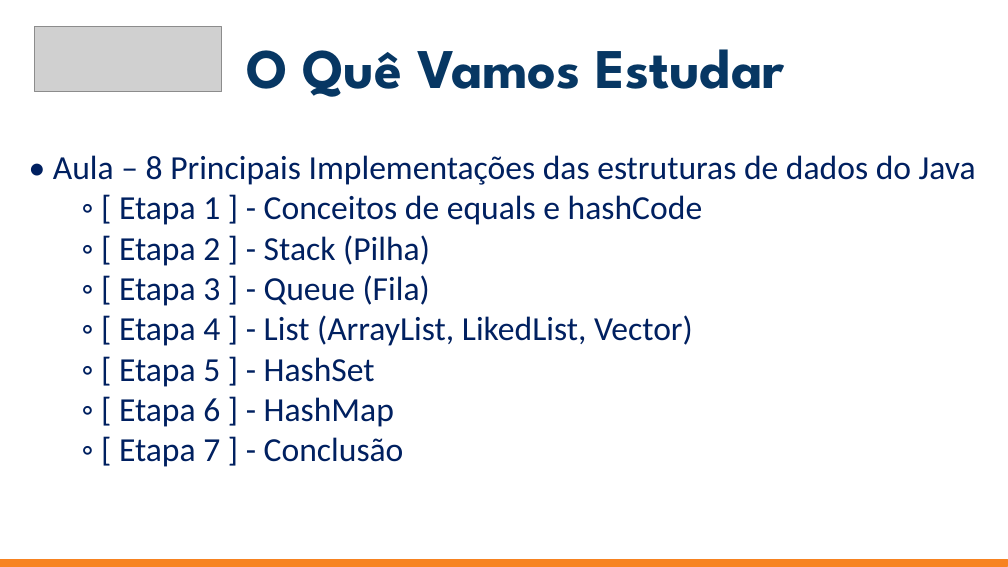
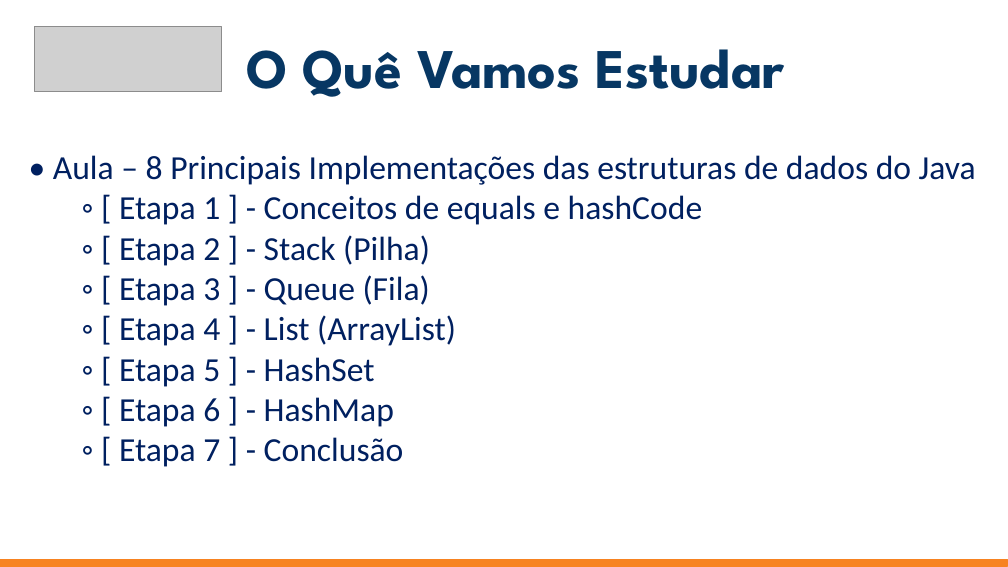
Before and after one commit to jrdutra/estruturaDeDadosJavaDio, a slide deck: slide 18 of apresentacoes/Aula1/Etapa1-Apresentacao/Etapa1.pptx. Drawn at 1008x567 pixels with LibreOffice and Linux fonts; fonts in the diff are those of the drawing; grey boxes stand for pictures. Boxes give left, top, right and bottom in pixels: in the first picture for what was removed or moved away, otherwise in the second. Text is boxed around its words. In the diff, an @@ line names an element or a change of style, - is before the commit and + after.

Commit message:
Correção etapa 5 aula 1

```diff
--- a/apresentacoes/Aula1/Etapa1-Apresentacao/Etapa1.pptx
+++ b/apresentacoes/Aula1/Etapa1-Apresentacao/Etapa1.pptx
@@ text at [119, 315, 456, 346]: text changed @@
-◦ [ Etapa 4 ] - List (ArrayList, LikedList, Vector)
+◦ [ Etapa 4 ] - List (ArrayList)
```
Also in this commit, not shown: 8 other slides changed, 14 other files.
